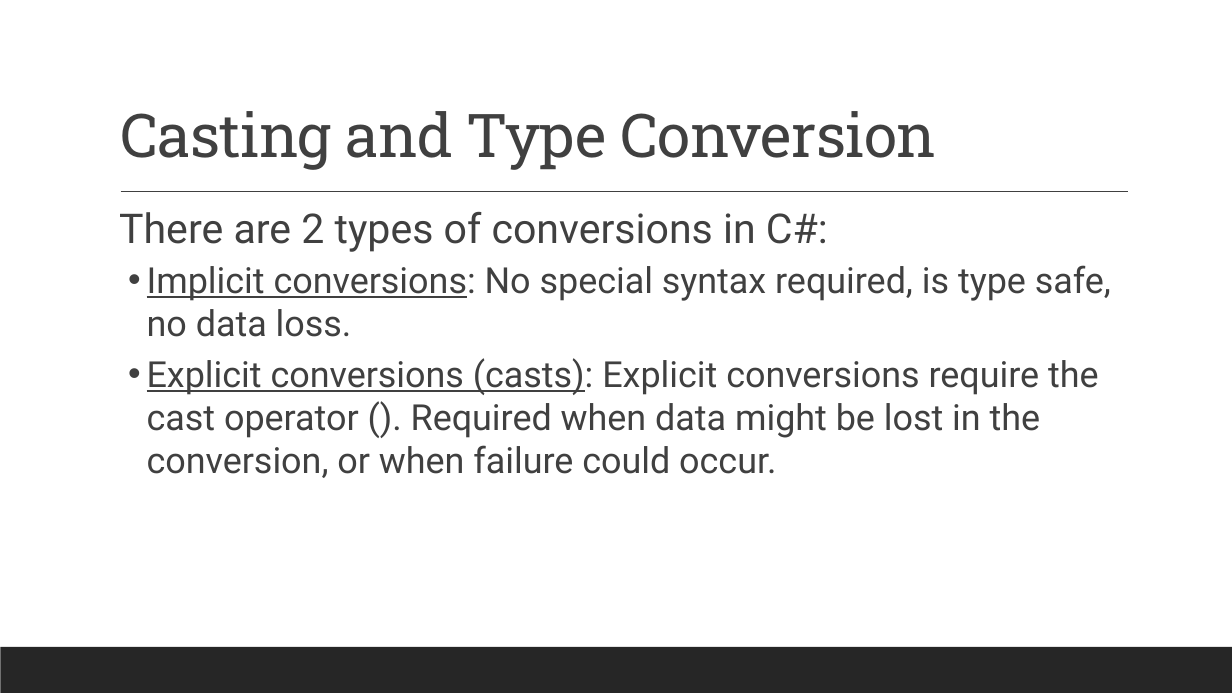
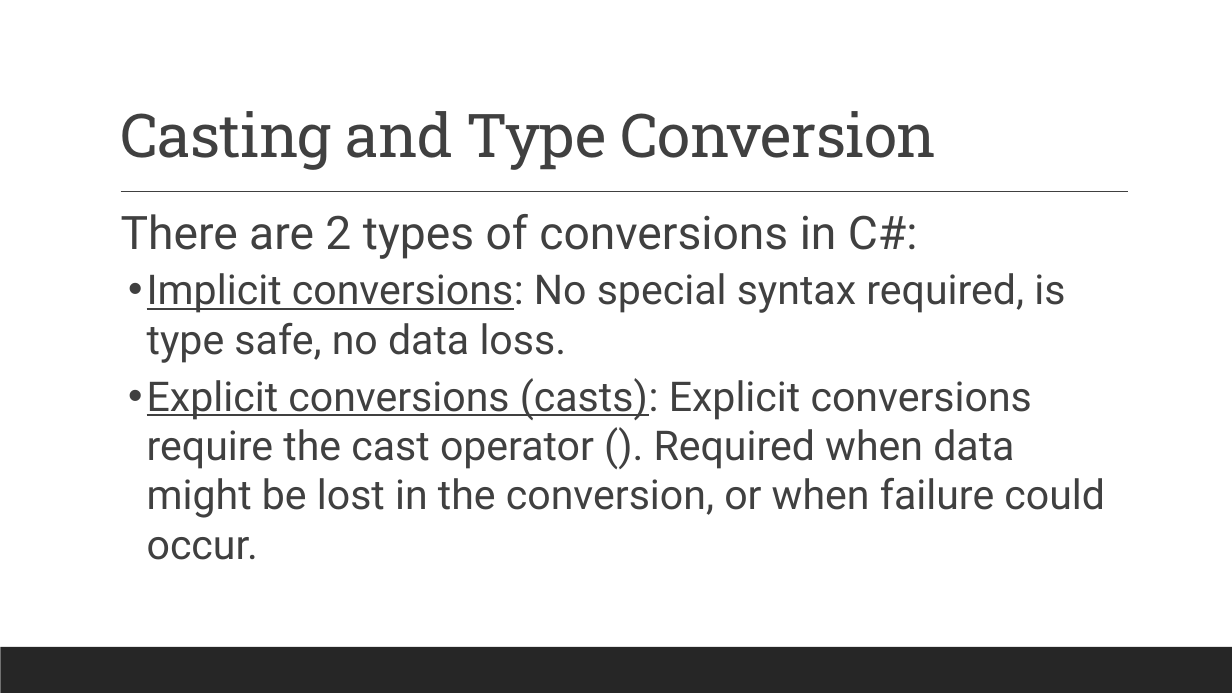
Before and after one commit to 2002-feb24-net/trainer-code, a slide deck: slide 3 of 1-csharp/MarksCodeAndPPTs/DotNetPPTs/D3_.NET_CastingAndTypeConversion.pptx. Drawn at 1232x693 pixels with LibreOffice and Linux fonts; fonts in the diff are those of the drawing. Boxes give left, top, right and bottom in pixels: in the first picture for what was removed or moved away, otherwise in the second. Text is boxed around its words. In the diff, an @@ line names an element or a change of style, - is before the commit and + after.

```diff
--- a/1-csharp/MarksCodeAndPPTs/DotNetPPTs/D3_.NET_CastingAndTypeConversion.pptx
+++ b/1-csharp/MarksCodeAndPPTs/DotNetPPTs/D3_.NET_CastingAndTypeConversion.pptx
@@ text "There are 2 types of ..." at box(121, 214, 1105, 560): size 32 to 36 pt in "There are 2 types of conversions in ..."; size 28 to 32 pt in "Implicit conversions: No special syntax required, is ...", "Explicit conversions (casts): Explicit conversions require t ..." @@
```
Also in this commit, not shown: 4 other slides changed, 9 other files.
